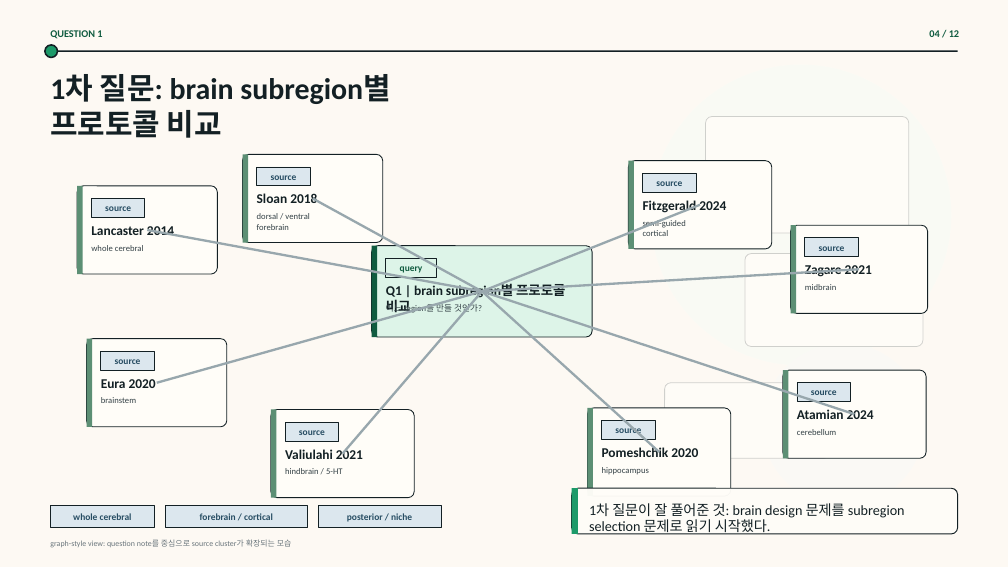
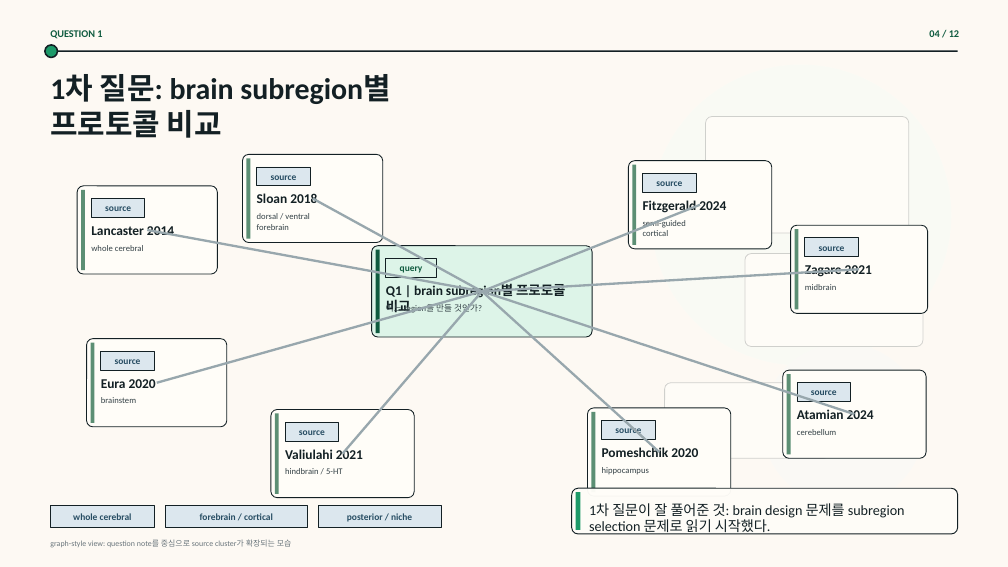
Before and after one commit to lewisdv/paperatlas, a slide deck: slide 4 of collections/organoid/presentation/brain-organoid-question-journey/outputs/output.pptx. Drawn at 1008x567 pixels with LibreOffice and Linux fonts; fonts in the diff are those of the drawing; background and template pictures are left out. Boxes give left, top, right and bottom in pixels: in the first picture for what was removed or moved away, otherwise in the second. Text is boxed around its words. In the diff, an @@ line names an element or a change of style, - is before the commit and + after.

```diff
--- a/collections/organoid/presentation/brain-organoid-question-journey/outputs/output.pptx
+++ b/collections/organoid/presentation/brain-organoid-question-journey/outputs/output.pptx
@@ rectangle resized from (x1=243, y1=154, x2=248, y2=243) to (x1=247, y1=158, x2=250, y2=238) @@
@@ rectangle resized from (x1=628, y1=160, x2=634, y2=249) to (x1=632, y1=165, x2=636, y2=245) @@
@@ rectangle resized from (x1=77, y1=186, x2=82, y2=274) to (x1=81, y1=190, x2=85, y2=270) @@
@@ rectangle resized from (x1=791, y1=225, x2=796, y2=314) to (x1=795, y1=229, x2=799, y2=309) @@
@@ rectangle resized from (x1=372, y1=246, x2=377, y2=337) to (x1=376, y1=250, x2=380, y2=333) @@
@@ rectangle resized from (x1=87, y1=339, x2=92, y2=427) to (x1=91, y1=343, x2=95, y2=423) @@
@@ rectangle resized from (x1=783, y1=371, x2=788, y2=459) to (x1=787, y1=374, x2=791, y2=454) @@
@@ rectangle resized from (x1=271, y1=410, x2=276, y2=498) to (x1=275, y1=414, x2=279, y2=494) @@
@@ rectangle resized from (x1=588, y1=408, x2=593, y2=497) to (x1=591, y1=412, x2=595, y2=492) @@
@@ rectangle resized from (x1=572, y1=488, x2=578, y2=534) to (x1=575, y1=492, x2=580, y2=530) @@
```
Also in this commit, not shown: 11 other slides changed, 15 other files.
